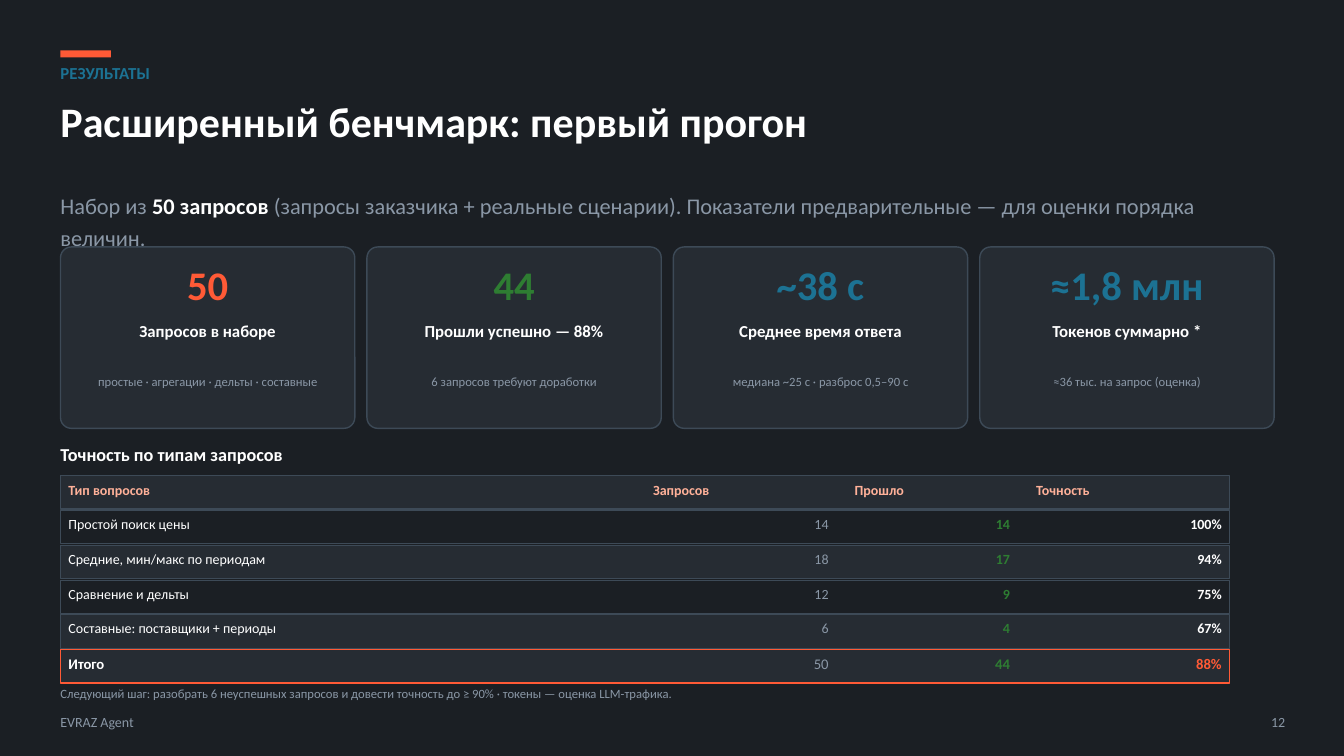
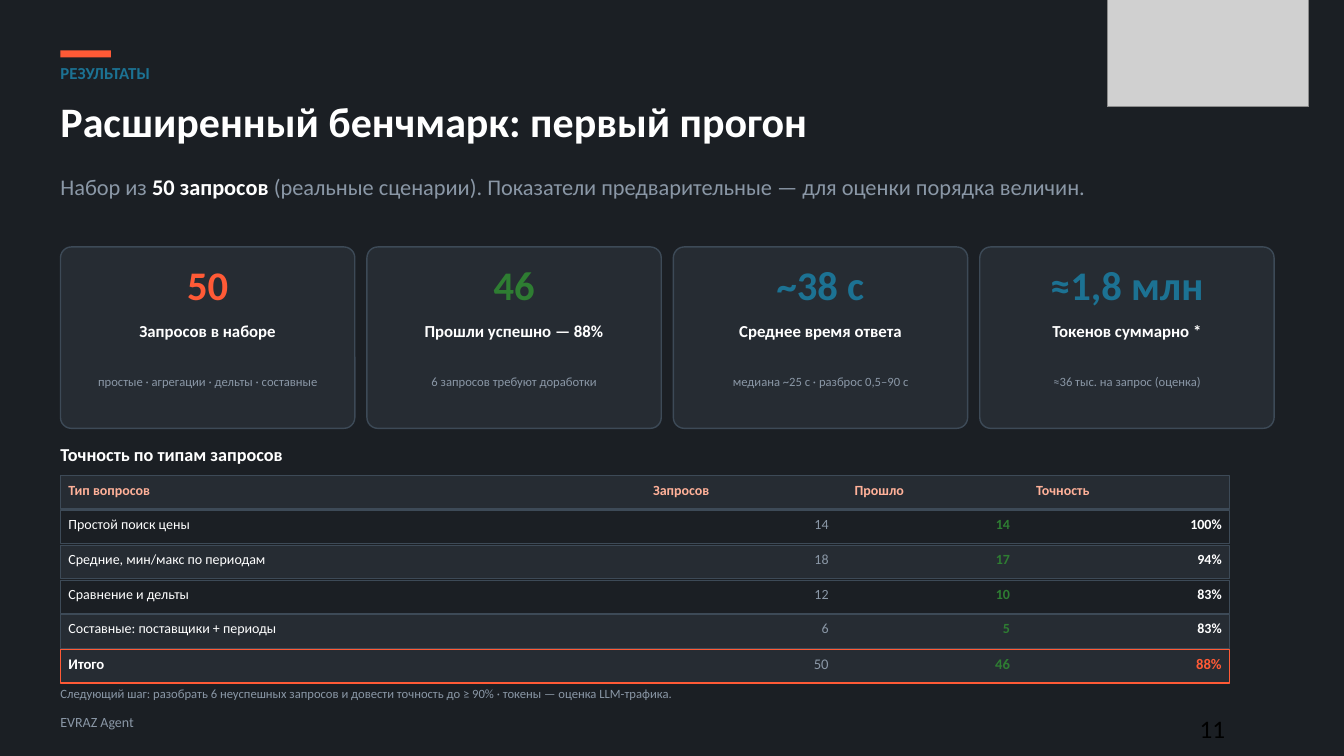
Before and after one commit to kostIT13/EVRAZ_ExcelAgent, a slide deck: slide 11 of data/EVRAZ_Agent_defense.pptx (slide 12 before the commit). Drawn at 1344x756 pixels with LibreOffice and Linux fonts; fonts in the diff are those of the drawing; grey boxes stand for pictures. Boxes give left, top, right and bottom in pixels: in the first picture for what was removed or moved away, otherwise in the second. Text is boxed around its words. In the diff, an @@ line names an element or a change of style, - is before the commit and + after.

Commit message:
update presentation

```diff
--- a/data/EVRAZ_Agent_defense.pptx
+++ b/data/EVRAZ_Agent_defense.pptx
@@ picture added at [1107,0,1309,106] @@
@@ text at [60,179,1085,199]: text changed @@
-Набор из 50 запросов (запросы заказчика + реальные сценарии). Показатели предварительные — для оценки порядка величин.
+Набор из 50 запросов (реальные сценарии). Показатели предварительные — для оценки порядка величин.
@@ text at [494,272,535,300]: text changed @@
-44
+46
@@ text at [996,590,1010,599]: text changed @@
-9
+10
@@ text at [1197,589,1221,599]: text changed @@
-75%
+83%
@@ text at [1003,624,1010,633]: text changed @@
-4
+5
@@ text at [1197,623,1221,633]: text changed @@
-67%
+83%
@@ text at [995,659,1010,669]: text changed @@
-44
+46
@@ text removed at [1271,718,1285,727] @@
-12
```
Also in this commit, not shown: 7 other slides changed, 5 slides added, 8 slides removed, 37 other files.
